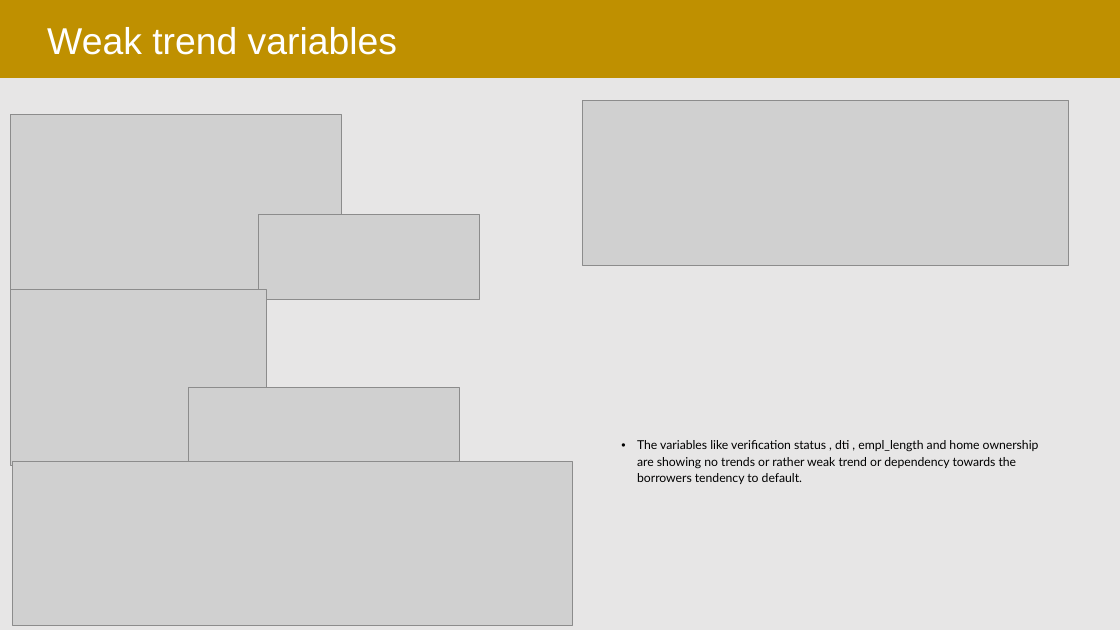
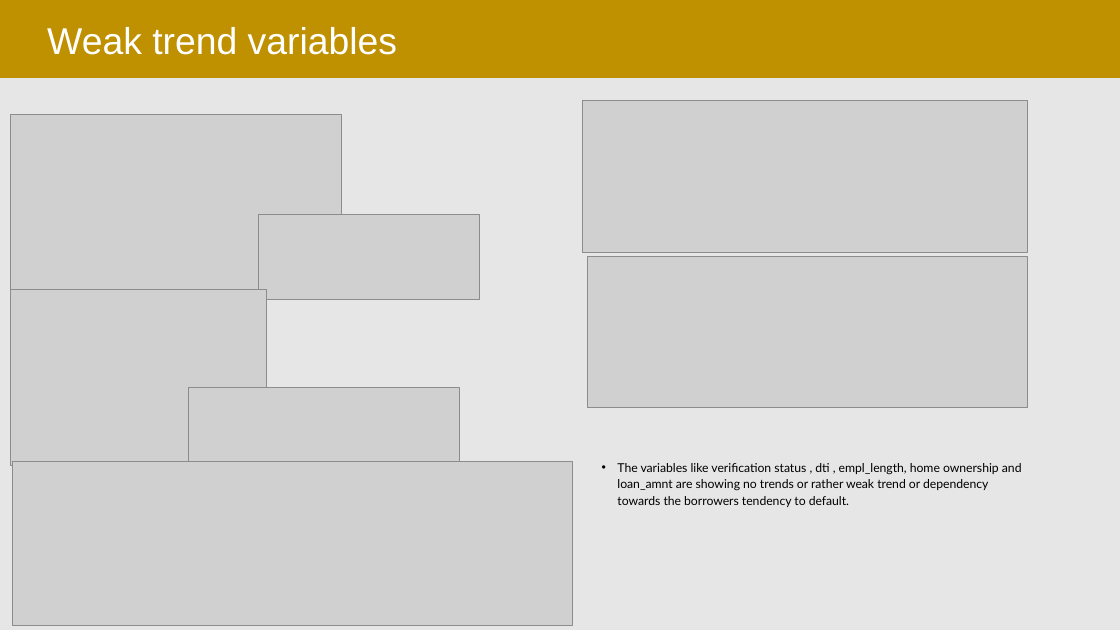
Before and after one commit to sshrinivasbhat/LendingClubCaseStudy, a slide deck: slide 13 of C44_LendClbCaseStudy_ShrinivasB.pptx. Drawn at 1120x630 pixels with LibreOffice and Linux fonts; fonts in the diff are those of the drawing; grey boxes stand for pictures; background and template pictures are left out. Boxes give left, top, right and bottom in pixels: in the first picture for what was removed or moved away, otherwise in the second. Text is boxed around its words. In the diff, an @@ line names an element or a change of style, - is before the commit and + after.

```diff
--- a/C44_LendClbCaseStudy_ShrinivasB.pptx
+++ b/C44_LendClbCaseStudy_ShrinivasB.pptx
@@ picture: place and size @@
-picture at box(583, 101, 1070, 266)
+picture at box(583, 101, 1028, 252)
@@ picture added at box(588, 257, 1028, 408) @@
@@ text at box(617, 463, 1022, 507): text changed @@
-• The variables like verification status , dti , empl_length and home ownership are showing no trends or rather weak trend or dependency towards the borrowers tendency to default.
+• The variables like verification status , dti , empl_length, home ownership and loan_amnt are showing no trends or rather weak trend or dependency towards the borrowers tendency to default.
```
Also in this commit, not shown: 1 other file.
